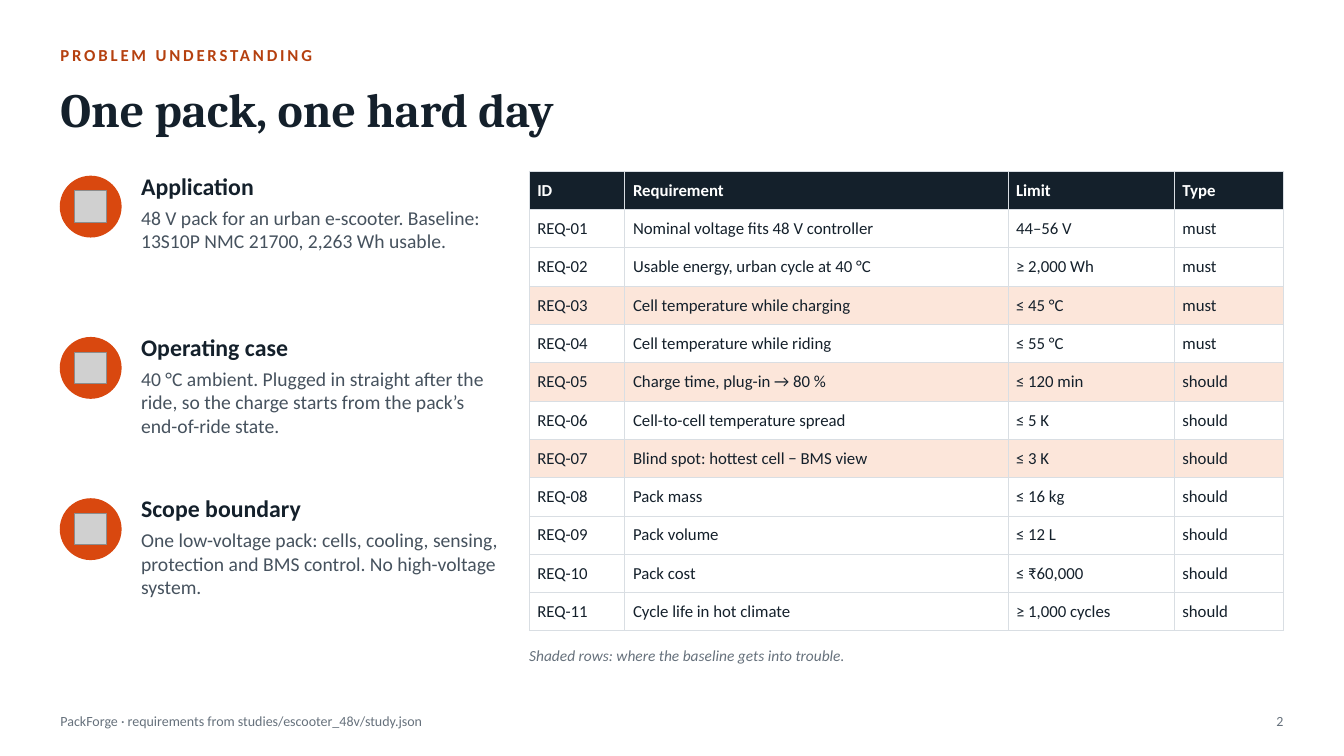
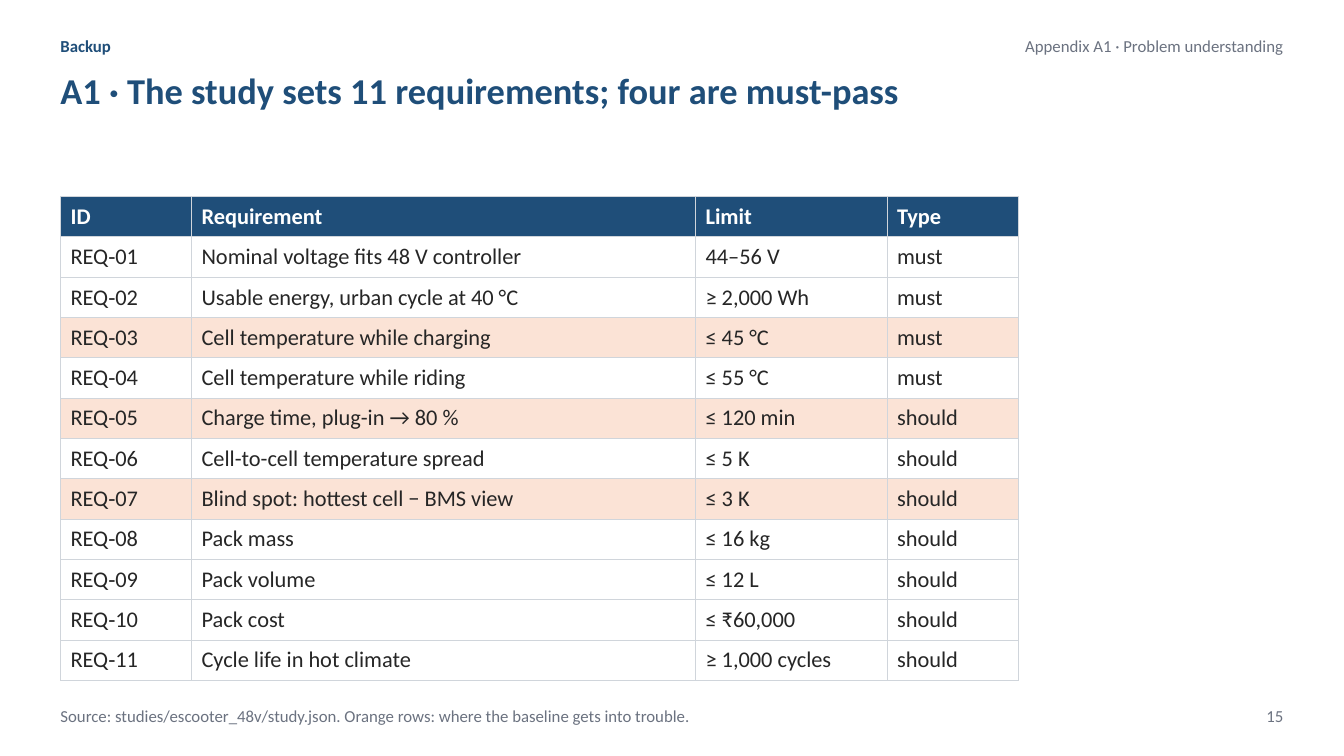
Before and after one commit to gitFa07/battery-energy-system, a slide deck: slide 15 of docs/PackForge_pitch.pptx (slide 2 before the commit). Drawn at 1344x756 pixels with LibreOffice and Linux fonts; fonts in the diff are those of the drawing; grey boxes stand for pictures. Boxes give left, top, right and bottom in pixels: in the first picture for what was removed or moved away, otherwise in the second. Text is boxed around its words. In the diff, an @@ line names an element or a change of style, - is before the commit and + after.

```diff
--- a/docs/PackForge_pitch.pptx
+++ b/docs/PackForge_pitch.pptx
@@ text added at bbox=[60, 40, 111, 55], 12 pt, text #1F4E79, bold @@
+Backup
@@ text at bbox=[1025, 40, 1283, 55]: text changed; text colour #B5400F to #6B7280; bold off @@
-PROBLEM UNDERSTANDING
+Appendix A1 · Problem understanding
@@ text added at bbox=[60, 78, 899, 110], 26 pt, text #1F4E79, bold @@
+A1 · The study sets 11 requirements; four are must-pass
@@ text removed at bbox=[60, 94, 553, 137] @@
-One pack, one hard day
@@ ellipse removed at bbox=[60, 176, 121, 237] @@
@@ text removed at bbox=[141, 178, 480, 251] @@
-Application
-48 V pack for an urban e-scooter. Baseline: 13S10P NMC 21700, 2,263 Wh usable.
@@ table at bbox=[60, 197, 1018, 681] @@
-row 2, column 1: REQ-01
+row 2, column 1: REQ‑01
-row 3, column 1: REQ-02
+row 3, column 1: REQ‑02
-row 4, column 1: REQ-03
+row 4, column 1: REQ‑03
-row 5, column 1: REQ-04
+row 5, column 1: REQ‑04
-row 6, column 1: REQ-05
+row 6, column 1: REQ‑05
-row 7, column 1: REQ-06
+row 7, column 1: REQ‑06
-row 8, column 1: REQ-07
+row 8, column 1: REQ‑07
-row 9, column 1: REQ-08
+row 9, column 1: REQ‑08
-row 10, column 1: REQ-09
+row 10, column 1: REQ‑09
-row 11, column 1: REQ-10
+row 11, column 1: REQ‑10
-row 12, column 1: REQ-11
+row 12, column 1: REQ‑11
@@ fill #14202B to #1F4E79 in row 1 @@
@@ fill #FCE6DA to #FBE3D6 in 12 cells @@
@@ size 12 to 16 pt in "ID", "Requirement", "Limit", "Type" and 33 more places @@
@@ text colour #14202B to #262626 in "Nominal voltage fits 48 V controller", "44–56 V", "must", "Usable energy, urban cycle at 40 °C" and 29 more places @@
@@ borders changed @@
@@ table: place and size @@
-table at bbox=[529, 171, 1284, 624]
+table at bbox=[60, 197, 1018, 681]
@@ picture removed at bbox=[75, 191, 106, 222] @@
@@ ellipse removed at bbox=[60, 338, 121, 398] @@
@@ picture removed at bbox=[75, 352, 106, 383] @@
@@ text removed at bbox=[141, 339, 484, 433] @@
-Operating case
-40 °C ambient. Plugged in straight after the ride, so the charge starts from the pack’s end-of-ride state.
@@ ellipse removed at bbox=[60, 499, 121, 560] @@
@@ text removed at bbox=[141, 500, 498, 597] @@
-Scope boundary
-One low-voltage pack: cells, cooling, sensing, protection and BMS control. No high-voltage system.
@@ picture removed at bbox=[75, 513, 106, 544] @@
@@ text removed at bbox=[529, 650, 845, 664] @@
-Shaded rows: where the baseline gets into trouble.
@@ text at bbox=[60, 710, 689, 725]: text changed; size 10 to 12 pt; text colour #66717C to #6B7280 @@
-PackForge · requirements from studies/escooter_48v/study.json
+Source: studies/escooter_48v/study.json. Orange rows: where the baseline gets into trouble.
@@ text added at bbox=[1266, 711, 1283, 722], 12 pt, text #6B7280 @@
+15
@@ text removed at bbox=[1276, 717, 1283, 726] @@
-2
```
Also in this commit, not shown: 11 other slides changed, 11 slides added, 6 slides removed, 4 other files.
